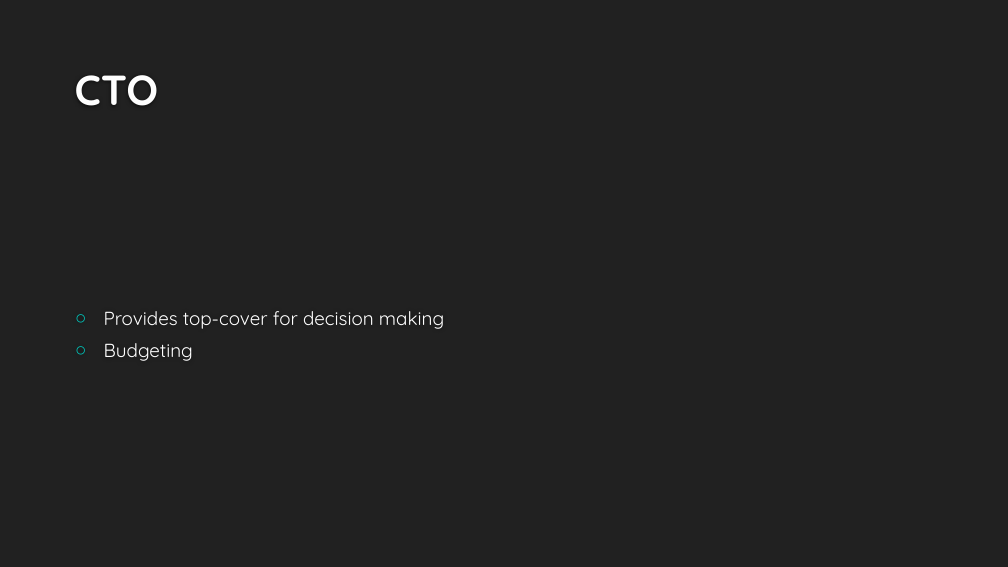
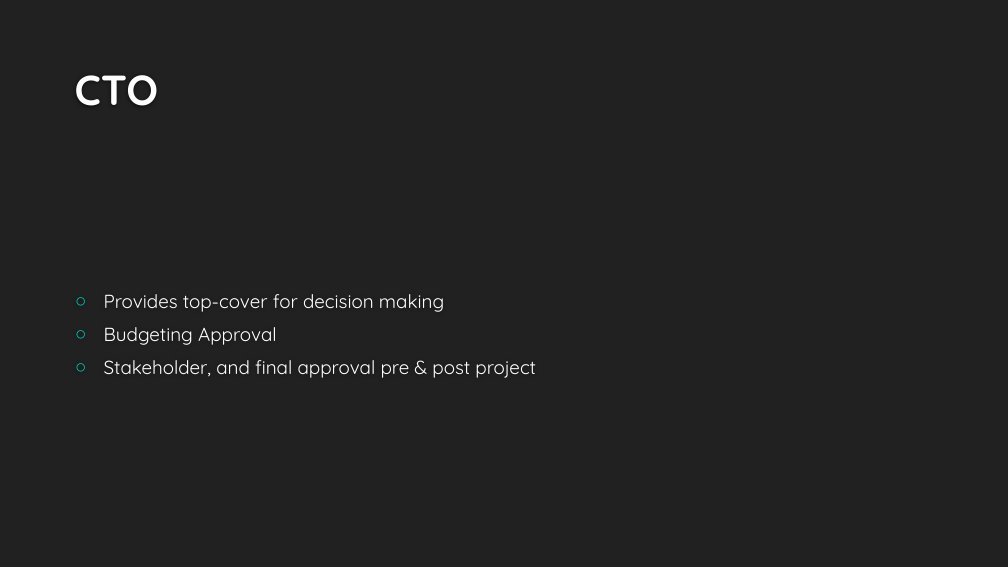
Before and after one commit to hexa-decim8/ISBPM, a slide deck: slide 17 of Class_Materials/Week_3/Day_1/ISBPM w3d1.pptx (slide 12 before the commit). Drawn at 1008x567 pixels with LibreOffice and Linux fonts; fonts in the diff are those of the drawing; background and template pictures are left out. Boxes give left, top, right and bottom in pixels: in the first picture for what was removed or moved away, otherwise in the second. Text is boxed around its words. In the diff, an @@ line names an element or a change of style, - is before the commit and + after.

```diff
--- a/Class_Materials/Week_3/Day_1/ISBPM w3d1.pptx
+++ b/Class_Materials/Week_3/Day_1/ISBPM w3d1.pptx
@@ text at [104, 327, 536, 378]: text changed @@
-○ Budgeting
+○ Budgeting Approval
+○ Stakeholder, and final approval pre & post project
```
Also in this commit, not shown: 3 other slides changed, 28 slides added, 1 slide removed, 5 other files.
